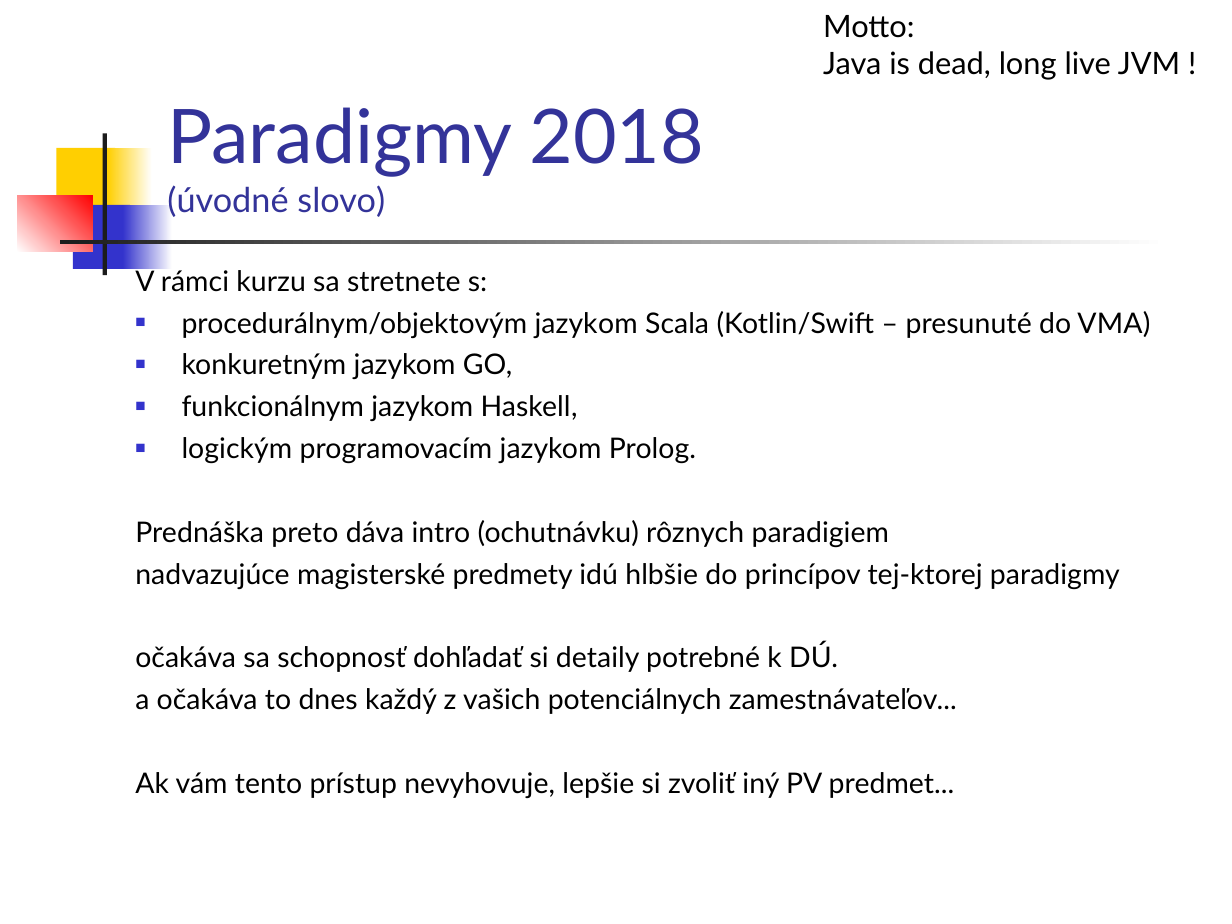
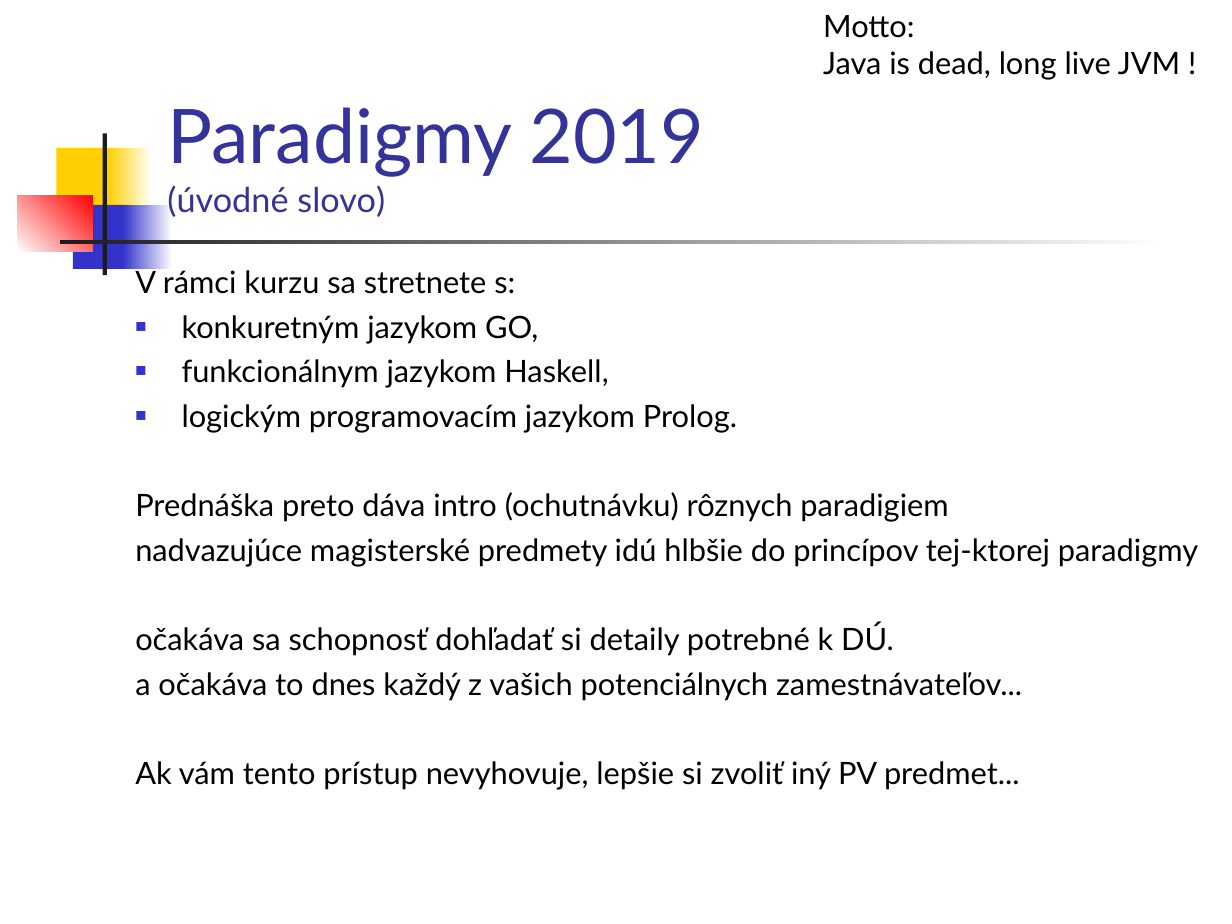
Before and after one commit to paradigmy/Prednasky, a slide deck: slide 5 of 01/uvod.ppt. Drawn at 1232x924 pixels with LibreOffice and Linux fonts; fonts in the diff are those of the drawing. Boxes give left, top, right and bottom in pixels: in the first picture for what was removed or moved away, otherwise in the second. Text is boxed around its words. In the diff, an @@ line names an element or a change of style, - is before the commit and + after.

```diff
--- a/01/uvod.ppt
+++ b/01/uvod.ppt
@@ title at box(167, 107, 705, 217): text changed @@
-Paradigmy 2018
-(úvodné slovo)
+Paradigmy 2019
+(úvodné slovo)
@@ text "V rámci kurzu sa stretnete ..." at box(135, 266, 1198, 790): size 16.6 to 18 pt @@
@@ text at box(182, 311, 1150, 338): paragraph removed @@
-■ procedurálnym/objektovým jazykom Scala (Kotlin/Swift – presunuté do VMA)
```
Also in this commit, not shown: 3 other slides changed, 1 other file.
